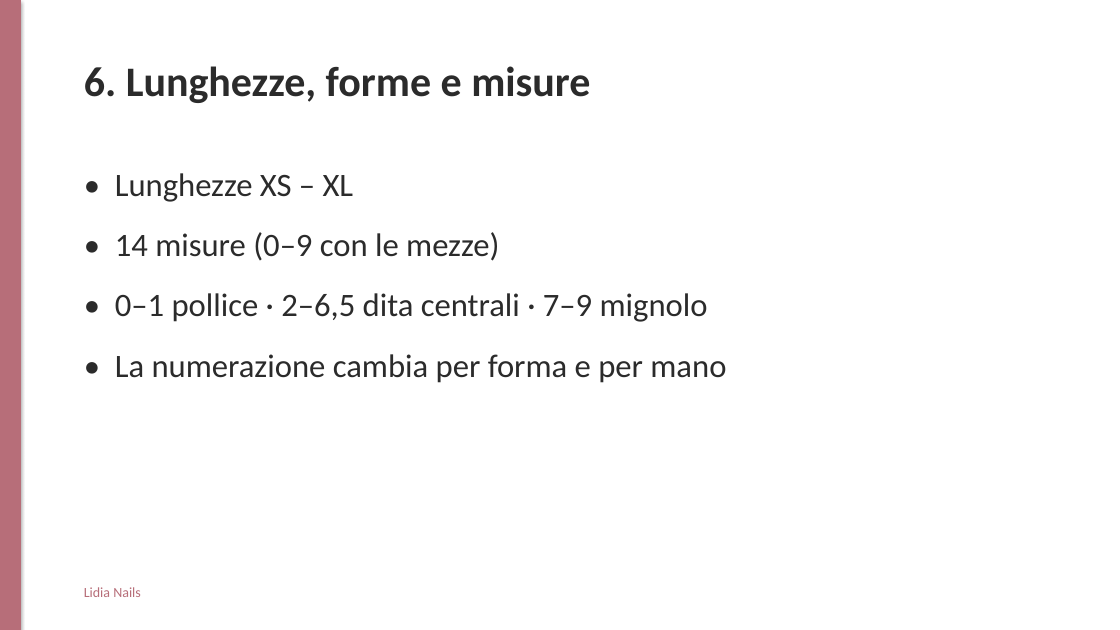
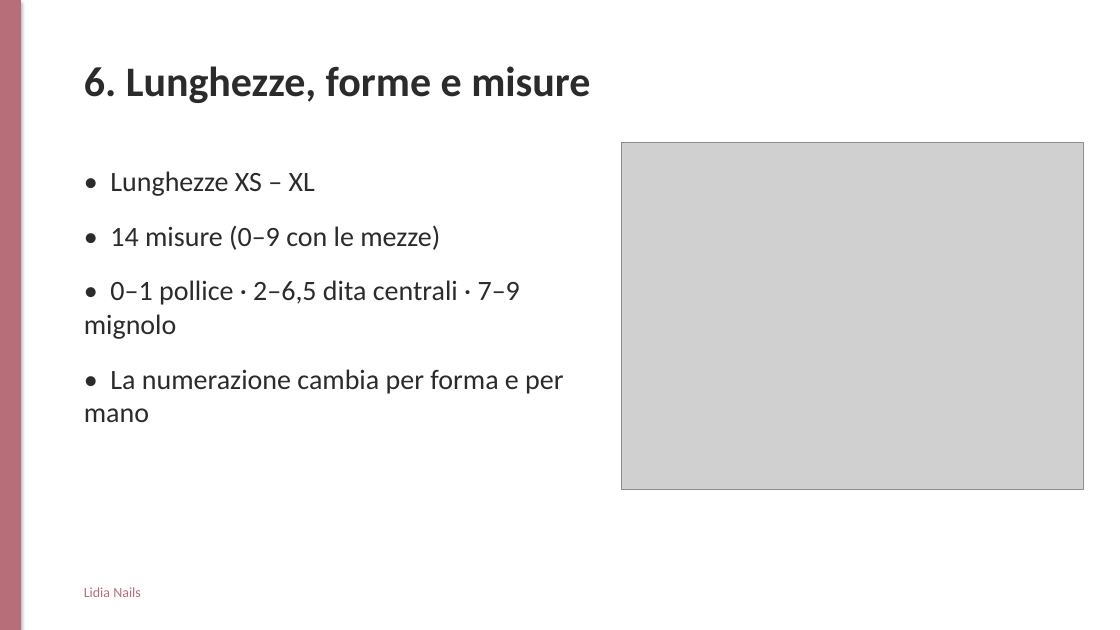
Before and after one commit to williamroma85-design/woxel-ig-assets, a slide deck: slide 7 of lidia-nails-corso/output/slide-lezione.pptx. Drawn at 1120x630 pixels with LibreOffice and Linux fonts; fonts in the diff are those of the drawing; grey boxes stand for pictures. Boxes give left, top, right and bottom in pixels: in the first picture for what was removed or moved away, otherwise in the second. Text is boxed around its words. In the diff, an @@ line names an element or a change of style, - is before the commit and + after.

```diff
--- a/lidia-nails-corso/output/slide-lezione.pptx
+++ b/lidia-nails-corso/output/slide-lezione.pptx
@@ picture added at <box>622,143,1084,489</box> @@
@@ text "• Lunghezze XS – XL" at <box>84,171,563,422</box>: size 28 to 24 pt @@
```
Also in this commit, not shown: 8 other slides changed, 14 other files.
